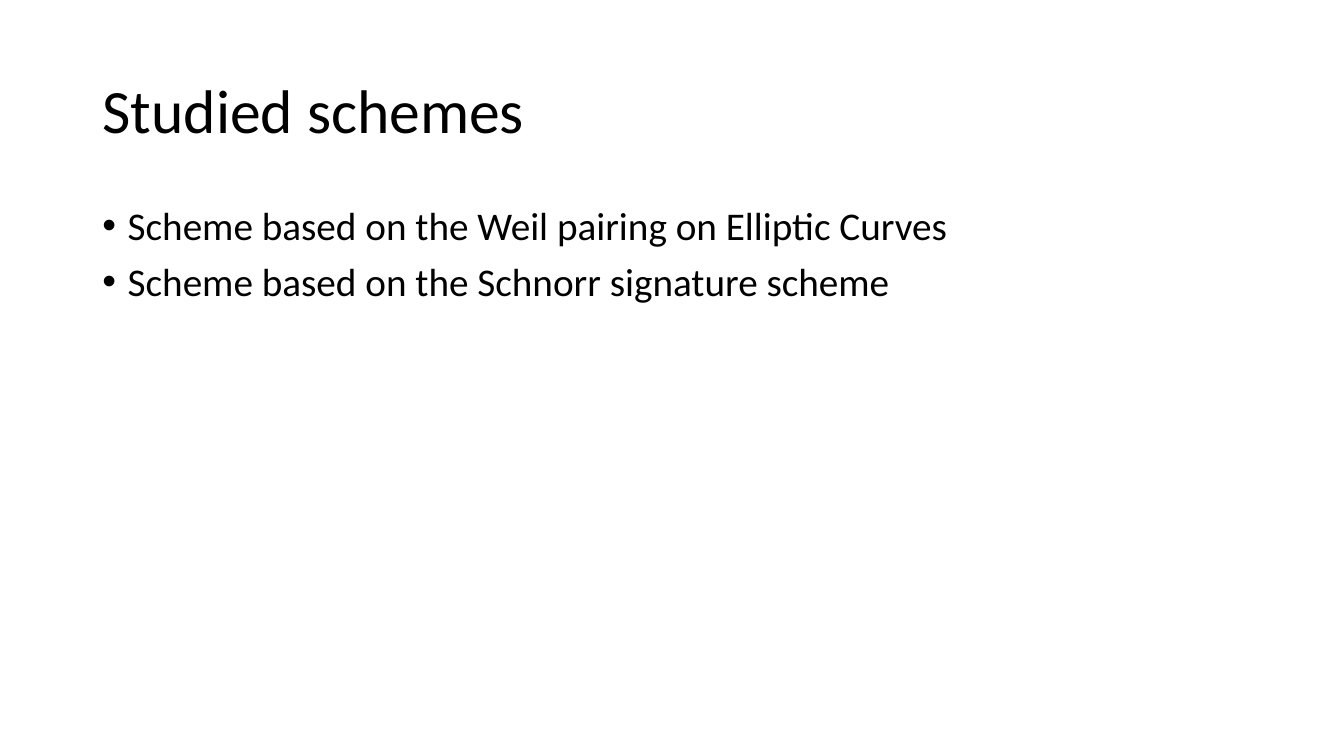
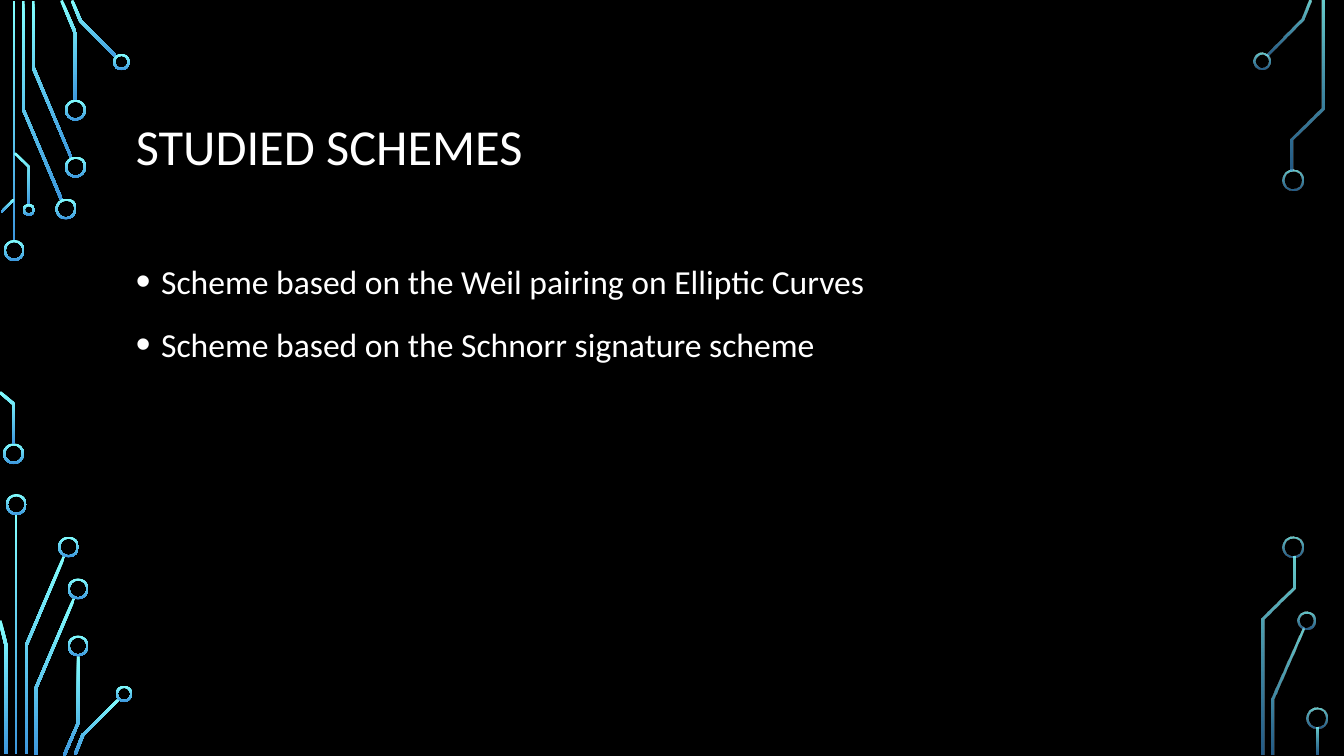
Before and after one commit to PJvGrol/Thesis, a slide deck: slide 13 of Presentation.pptx (slide 8 before the commit). Drawn at 1344x756 pixels with LibreOffice and Linux fonts; fonts in the diff are those of the drawing; background and template pictures are left out. Boxes give left, top, right and bottom in pixels: in the first picture for what was removed or moved away, otherwise in the second. Text is boxed around its words. In the diff, an @@ line names an element or a change of style, - is before the commit and + after.

```diff
--- a/Presentation.pptx
+++ b/Presentation.pptx
@@ background #FFFFFF to picture (left out) @@
@@ title at (136, 132, 522, 166): text changed; size 44 to 36 pt; text colour #000000 to #FFFFFF @@
-Studied schemes
+STUDIED SCHEMES
@@ text "Scheme based on the Weil ...": place and size @@
-text "Scheme based on the Weil ..." at (128, 212, 947, 303)
+text "Scheme based on the Weil ..." at (161, 270, 864, 363)
@@ text "Scheme based on the Weil ..." at (161, 270, 864, 363): size 28 to 24 pt, text colour #000000 to #FFFFFF; line spacing 0.9 to 1.2 @@
@@ group added at (0, 0, 1328, 756): 33 freeform shapes, 3 rectangles @@
```
Also in this commit, not shown: 11 other slides changed, 8 slides added, 6 slides removed, 18 other files.
